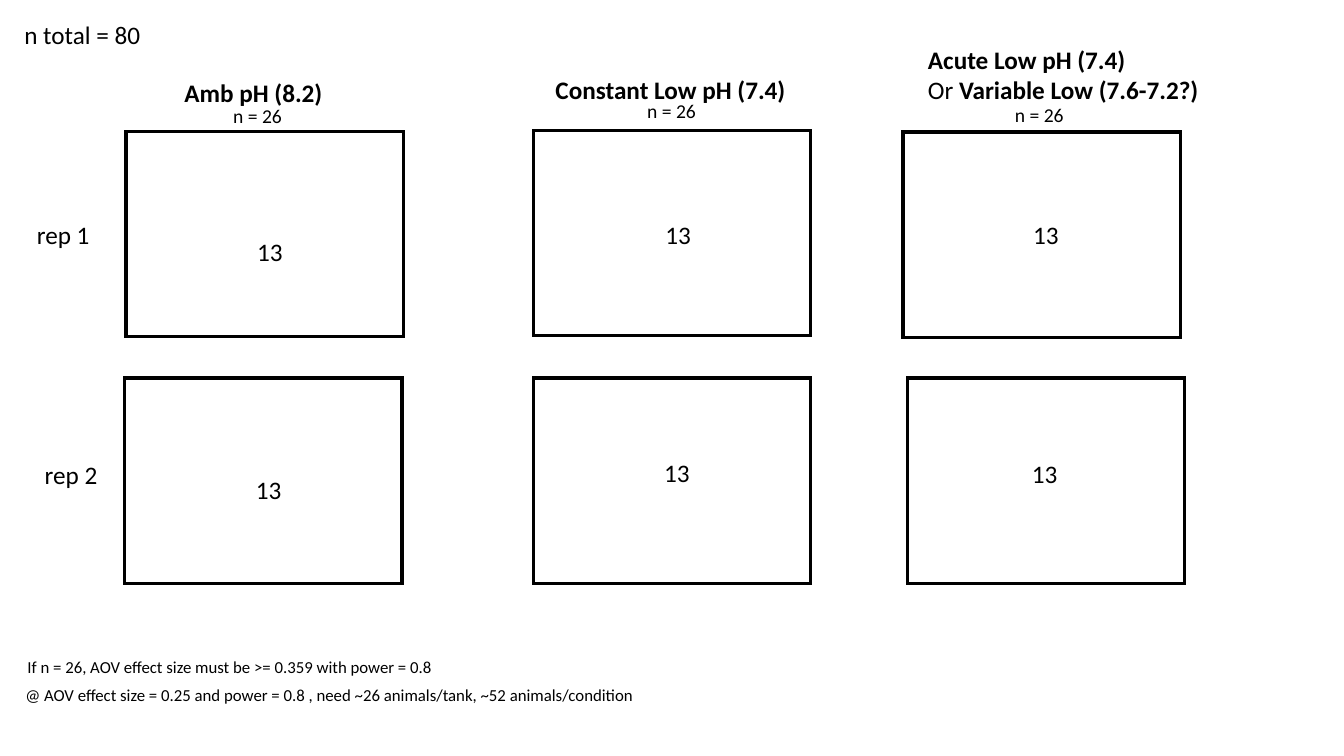
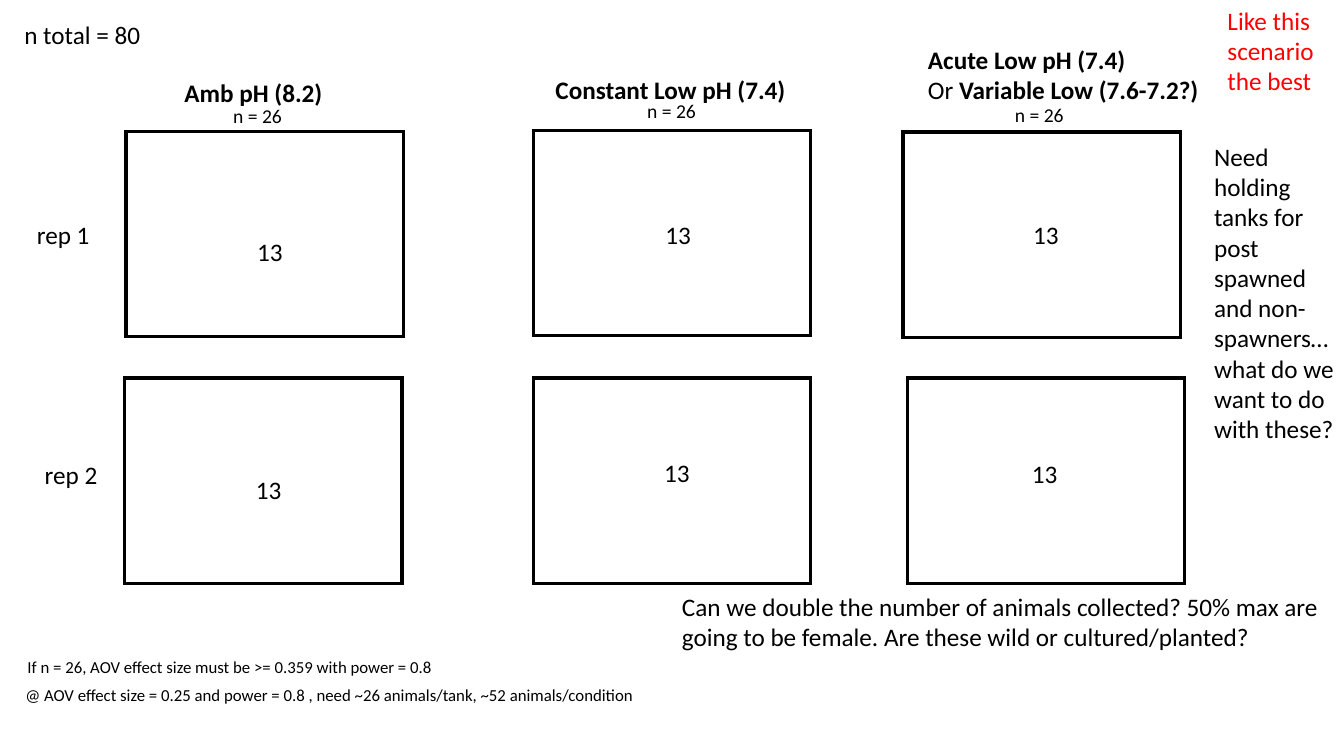
Before and after one commit to shellytrigg/P_generosa, a slide deck: slide 2 of Pg_PowerAnalysis/Pg_Nov2018_exp_setup.pptx. Drawn at 1344x756 pixels with LibreOffice and Linux fonts; fonts in the diff are those of the drawing. Boxes give left, top, right and bottom in pixels: in the first picture for what was removed or moved away, otherwise in the second. Text is boxed around its words. In the diff, an @@ line names an element or a change of style, - is before the commit and + after.

Commit message:
updated ppt

```diff
--- a/Pg_PowerAnalysis/Pg_Nov2018_exp_setup.pptx
+++ b/Pg_PowerAnalysis/Pg_Nov2018_exp_setup.pptx
@@ text added at (1227, 12, 1313, 91), 18 pt, text #FF0000 @@
+Like this scenario the best
@@ text added at (1214, 148, 1333, 438), 18 pt, text #000000 @@
+Need holding tanks for post spawned and non-spawners…what do we want to do with these?
@@ text added at (682, 598, 1317, 651), 18 pt, text #000000 @@
+Can we double the number of animals collected? 50% max are going to be female. Are these wild or cultured/planted?
```
Also in this commit, not shown: 4 slides added, 1 slide removed, 1 other file.
